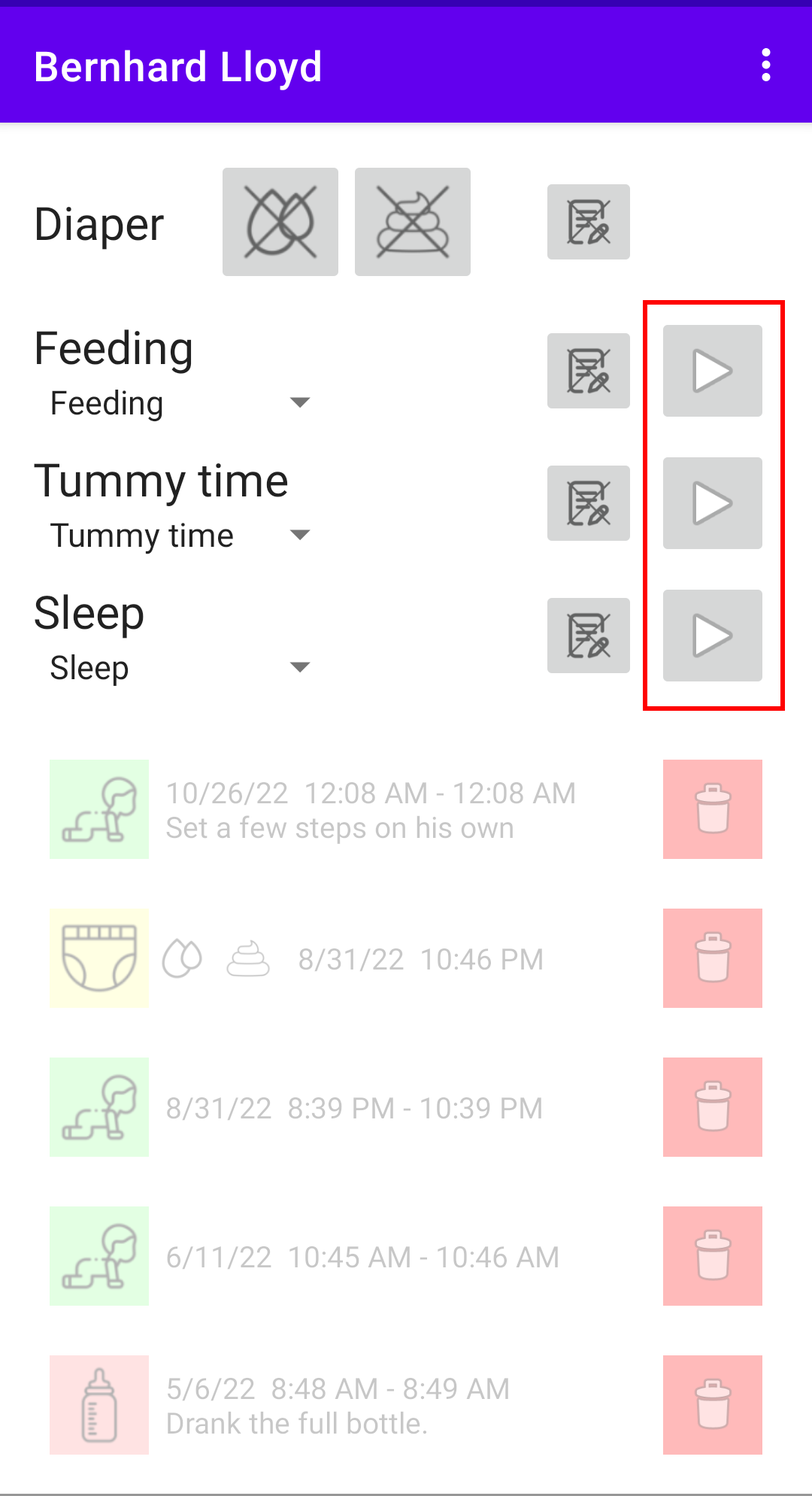
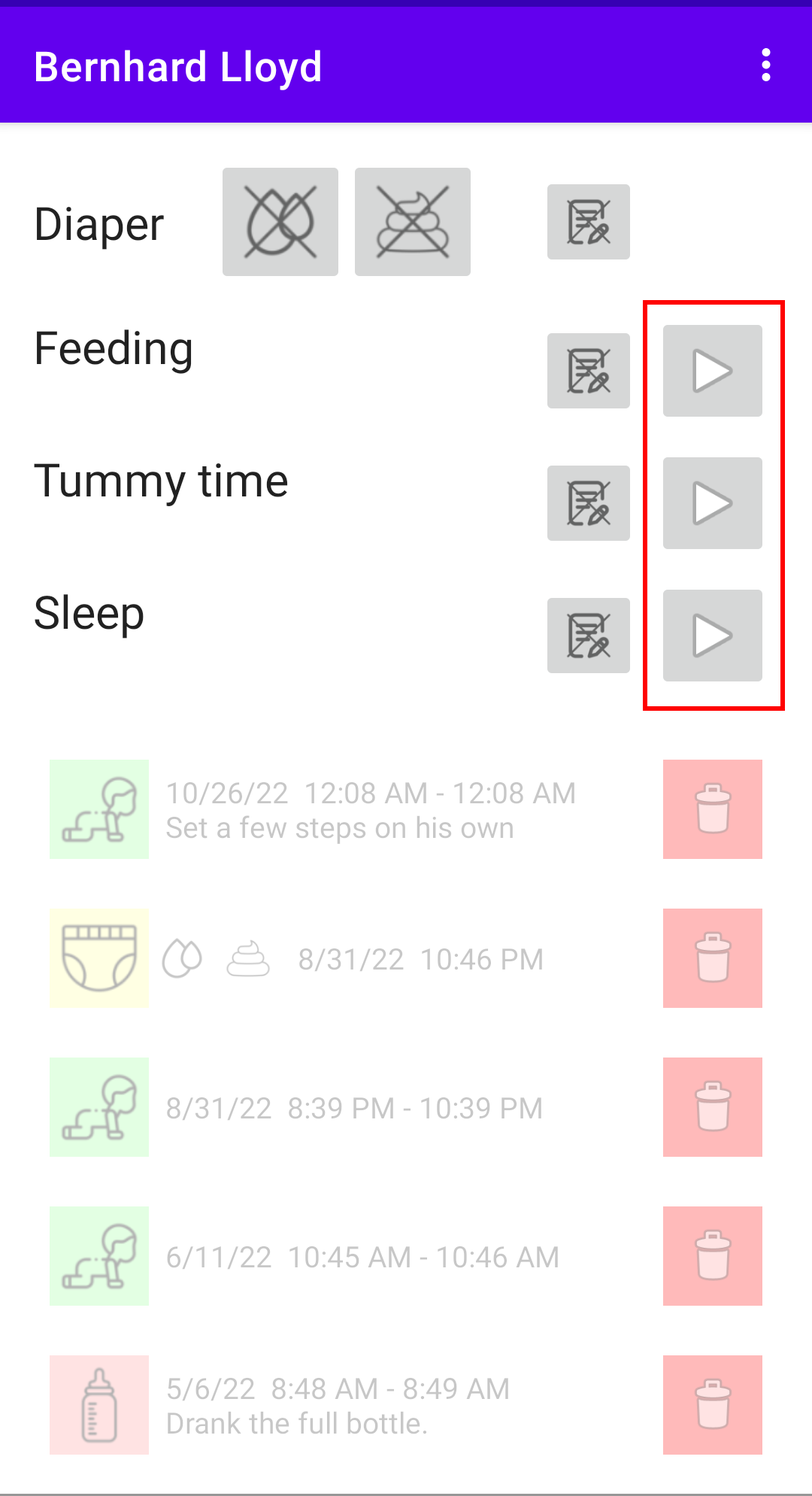
Layered file, before and after one edit (w=812, h=1496). Changes by layer:
added layer "Ebene" above "Layer" over [50, 389, 311, 687]
